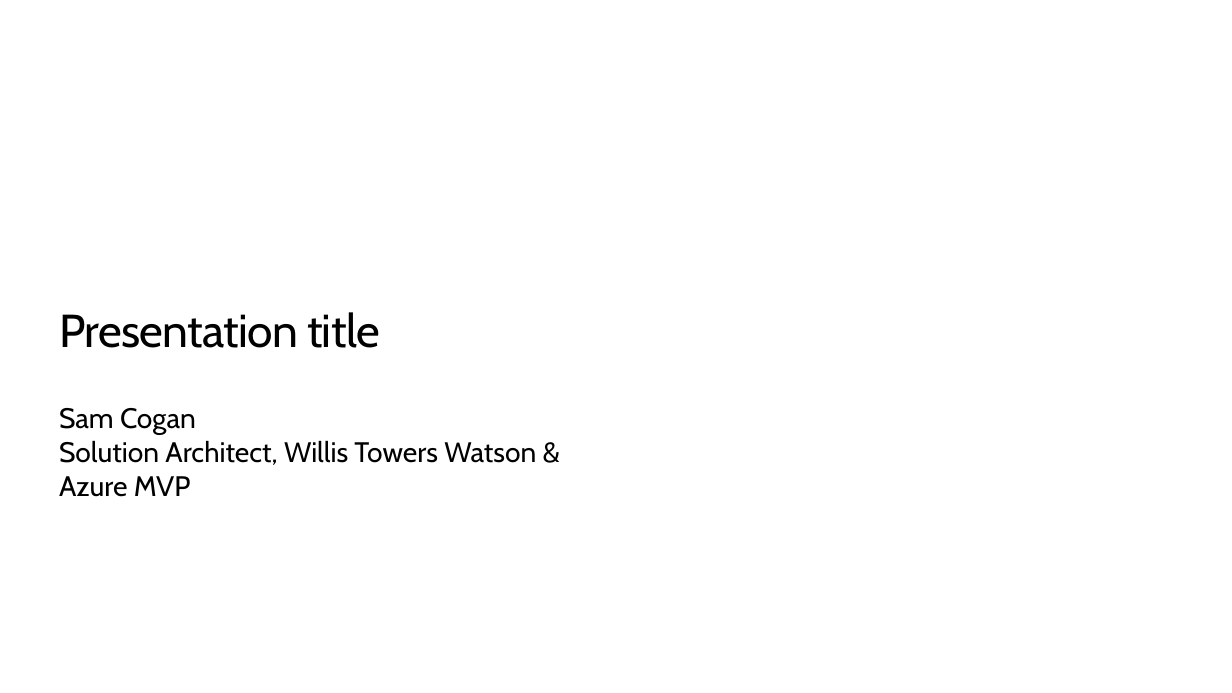
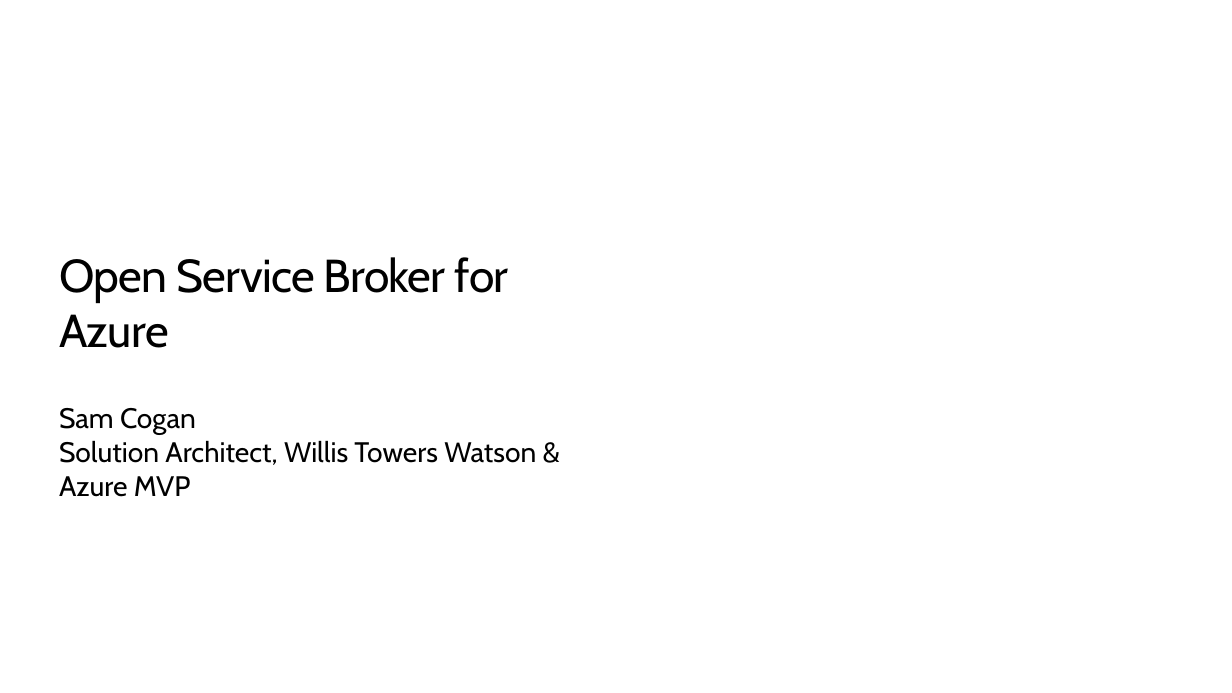
Before and after one commit to anantakjena/events, a slide deck: slide 2 of Ignite the Tour 2020 London/Open Service Broker for Azure/OpenServiceBrokerAzure.pptx. Drawn at 1232x693 pixels with LibreOffice and Linux fonts; fonts in the diff are those of the drawing; background and template pictures are left out. Boxes give left, top, right and bottom in pixels: in the first picture for what was removed or moved away, otherwise in the second. Text is boxed around its words. In the diff, an @@ line names an element or a change of style, - is before the commit and + after.

```diff
--- a/Ignite the Tour 2020 London/Open Service Broker for Azure/OpenServiceBrokerAzure.pptx
+++ b/Ignite the Tour 2020 London/Open Service Broker for Azure/OpenServiceBrokerAzure.pptx
@@ title at (59,257,509,348): text changed @@
-Presentation title
+Open Service Broker for Azure
```
Also in this commit, not shown: 2 other slides changed, 28 other files.
